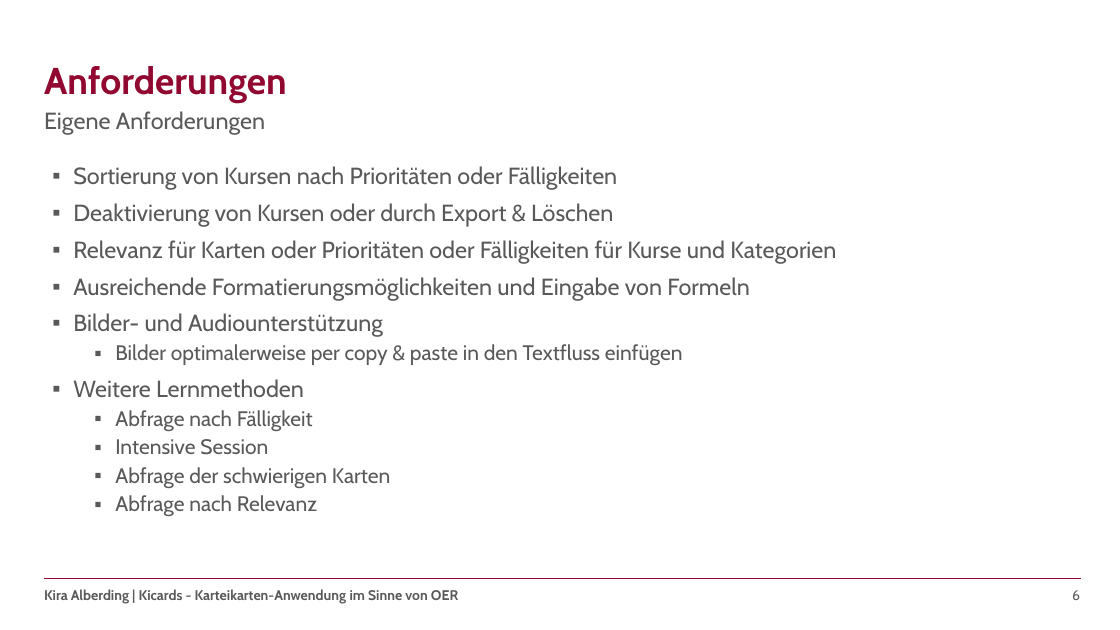
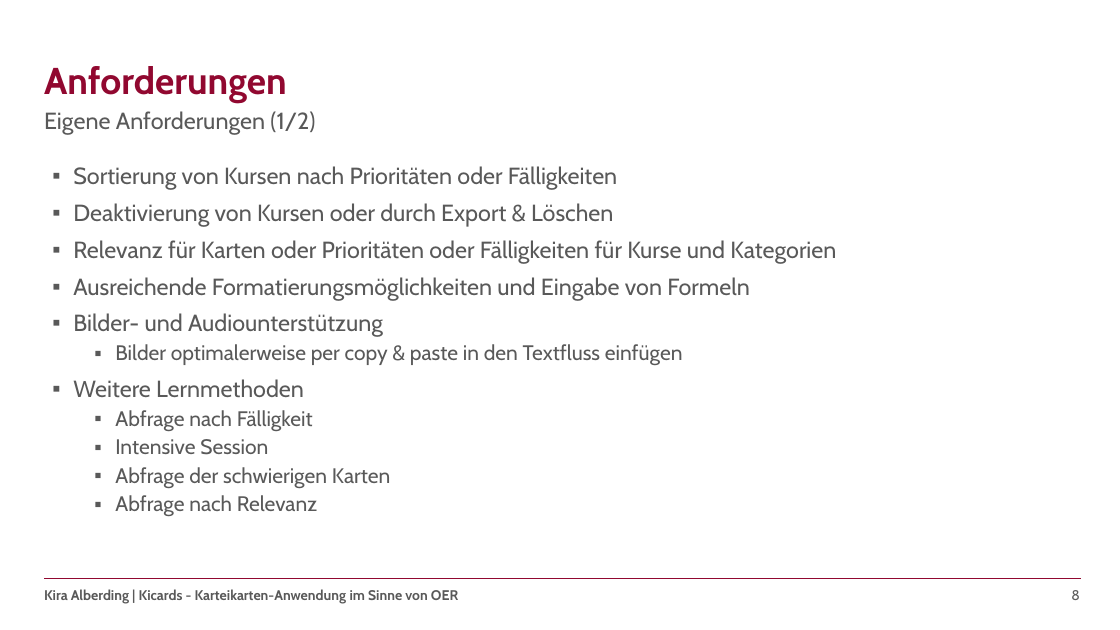
Before and after one commit to kalbe09/SeminararbeitOER, a slide deck: slide 8 of Seminararbeit - Präsentation.pptx (slide 6 before the commit). Drawn at 1120x630 pixels with LibreOffice and Linux fonts; fonts in the diff are those of the drawing; background and template pictures are left out. Boxes give left, top, right and bottom in pixels: in the first picture for what was removed or moved away, otherwise in the second. Text is boxed around its words. In the diff, an @@ line names an element or a change of style, - is before the commit and + after.

```diff
--- a/Seminararbeit - Präsentation.pptx
+++ b/Seminararbeit - Präsentation.pptx
@@ text at box(44, 111, 315, 134): text changed @@
-Eigene Anforderungen
+Eigene Anforderungen (1/2)
@@ page number at box(1071, 590, 1080, 600): text changed @@
-6
+8
```
Also in this commit, not shown: 3 other slides changed, 13 slides added, 5 slides removed.
